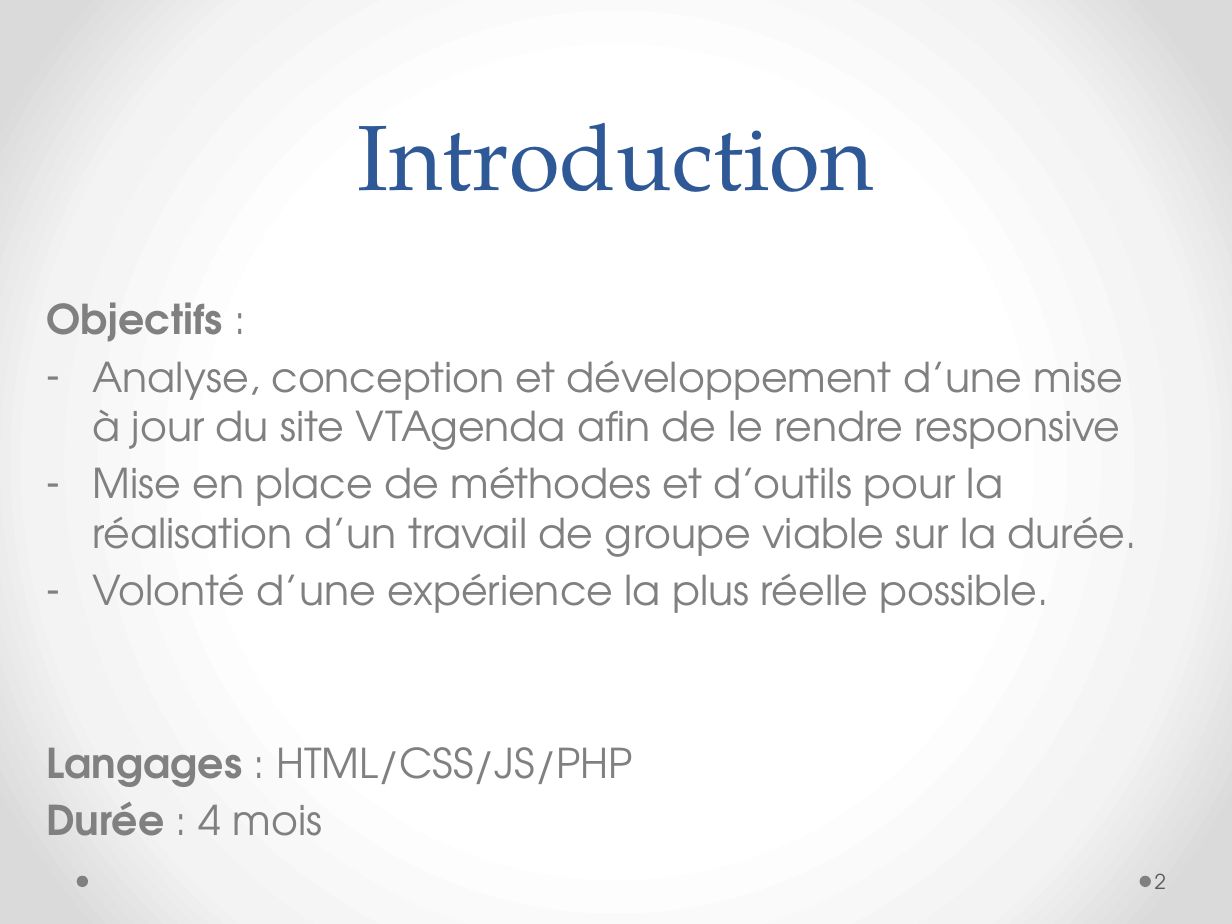
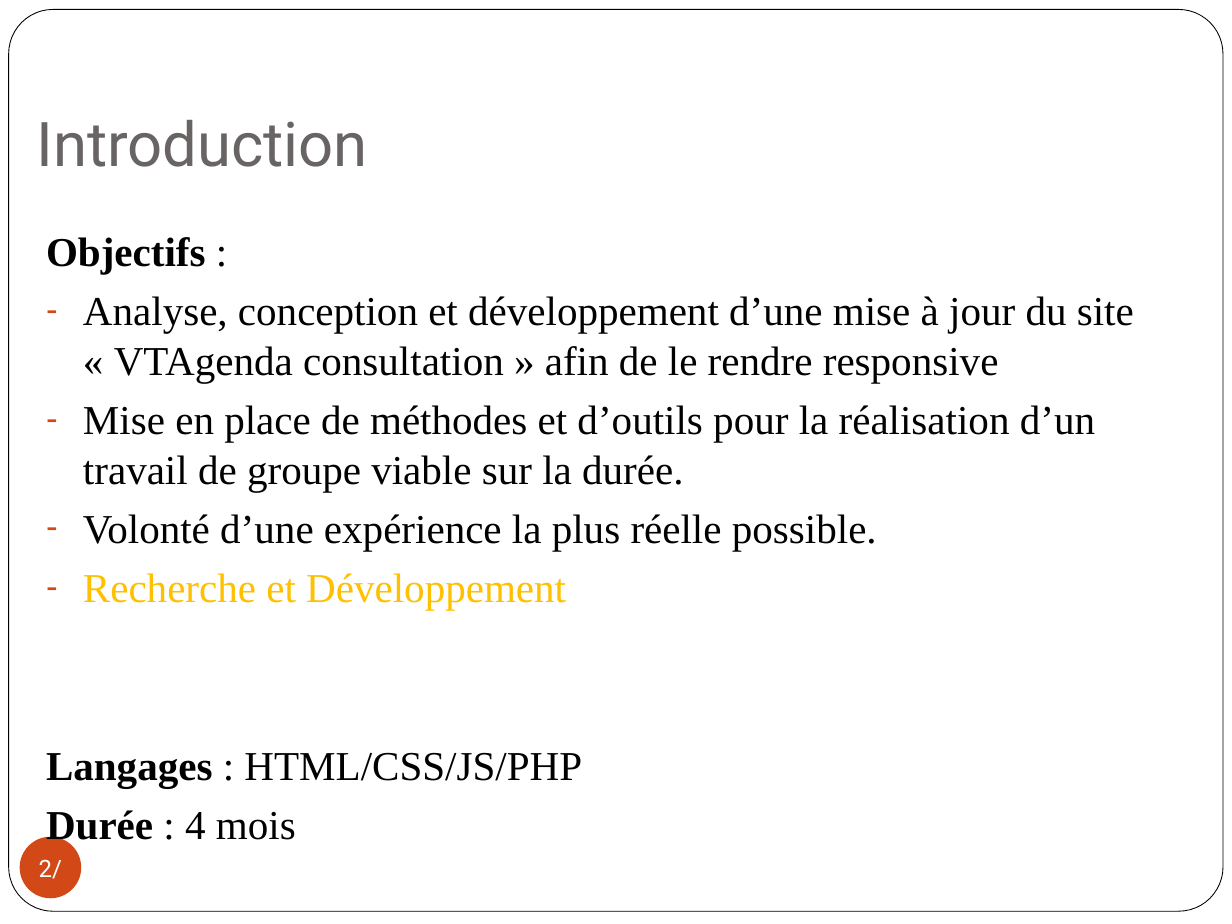
Before and after one commit to edmondsnadane/Projet-R-D, a slide deck: slide 2 of Docs/Soutenance Projet.pptx. Drawn at 1232x924 pixels with LibreOffice and Linux fonts; fonts in the diff are those of the drawing. Boxes give left, top, right and bottom in pixels: in the first picture for what was removed or moved away, otherwise in the second. Text is boxed around its words. In the diff, an @@ line names an element or a change of style, - is before the commit and + after.

```diff
--- a/Docs/Soutenance Projet.pptx
+++ b/Docs/Soutenance Projet.pptx
@@ background gradient #FFFFFF to #F4F4F4 to #DADADA to #FFFFFF @@
@@ rounded rectangle added at [9,10,1223,912], fill #FFFFFF, outline #000000 0.5 pt @@
@@ title "Introduction": place and size @@
-title "Introduction" at [358,123,874,192]
+title "Introduction" at [36,120,367,167]
@@ title "Introduction" at [36,120,367,167]: size 54 to 36 pt, font TeX Gyre Pagella to Roboto, text colour #2F5897 to #696464; alignment centre to left; line spacing 58pt to 1 @@
@@ text "Objectifs :": place and size @@
-text "Objectifs :" at [46,302,1137,836]
+text "Objectifs :" at [46,237,1134,840]
@@ text at [46,237,1095,840]: size 24 to 24.1 pt, font TeX Gyre Adventor to Times New Roman, text colour #808080 to #000000 in "Objectifs :", "Mise en place de méthodes et d’outils ...", "Volonté d’une expérience la plus réelle possible.", "Langages : HTML/CSS/JS/PHP" and 1 more places; indent changed @@
@@ text at [83,296,1134,383]: text changed; size 24 to 24.1 pt; font TeX Gyre Adventor to Times New Roman; text colour #808080 to #000000 @@
-– Analyse, conception et développement d’une mise à jour du site VTAgenda afin de le rendre responsive
+– Analyse, conception et développement d’une mise à jour du site « VTAgenda consultation » afin de le rendre responsive
@@ text at [83,573,566,610]: paragraph added @@
+– Recherche et Développement
@@ page number: place and size @@
-page number at [1155,873,1166,889]
+page number at [20,837,81,898]
@@ page number at [20,837,81,898]: fill none to #D34817 @@
@@ page number at [39,859,62,879]: text changed; size 12 to 14 pt; font TeX Gyre Adventor to Roboto; text colour #595959 to #FFFFFF @@
-2
+2/
@@ ellipse removed at [76,876,87,887] @@
@@ ellipse removed at [1140,876,1151,887] @@
```
Also in this commit, not shown: 6 other slides changed.
